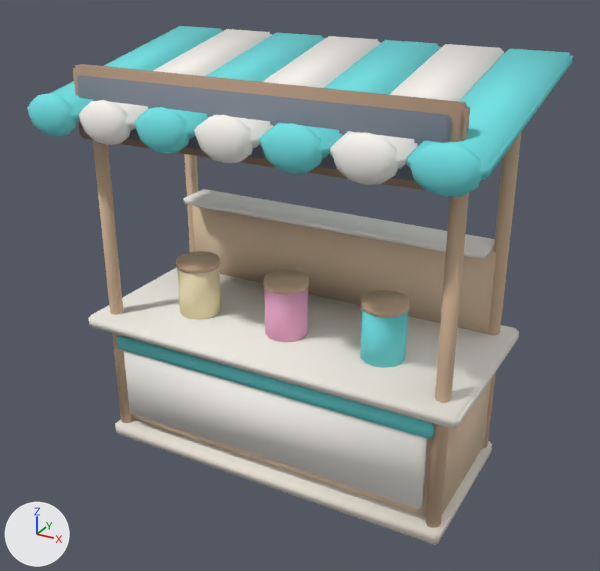
An edit to the FBX model CarrinhoSorvete_NovoProjeto/Assets/GirlPower/Orla3D/Models/MarketStall_SucosRefri.fbx, drawn before and after from the same camera.
Rendered twice from a camera (50 mm lens) standing at (2.41, -4.39, 3.43) and looking at (0.05, -0.08, 1.28). The axes (+X, +Y, +Z) are drawn at lower left. The lights are the same throughout. The first picture is the older version. Where no turn or scale is listed for an object, it has been applied to the vertices.

Names of what the first picture shows: 'Estab_Base', 'Estab_CanopyFade'.
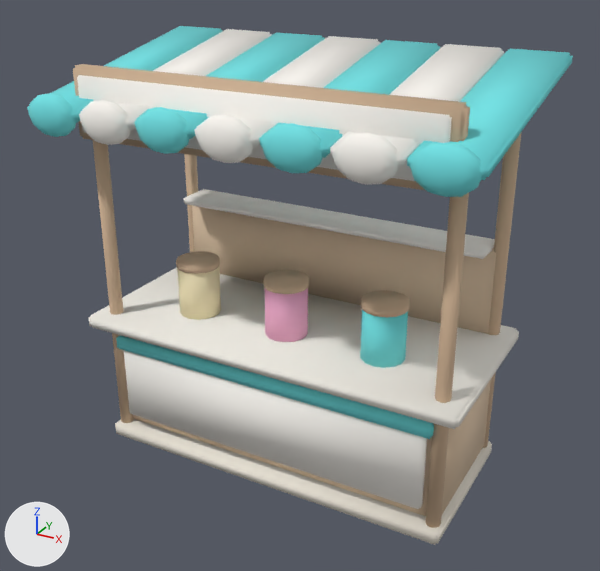
Where the change shows, as pixel boxes (x1, y1, x2, y2) in the pictures (600 x 571 px):
part 1 of me_baseplinth, recoloured: (73, 64, 470, 190) in both
part 2 of me_baseplinth, recoloured (grey to white): (77, 75, 452, 181) in both

Patch to the scene script:
```diff
--- a/CarrinhoSorvete_NovoProjeto/Assets/GirlPower/Orla3D/Models/MarketStall_SucosRefri.fbx.py
+++ b/CarrinhoSorvete_NovoProjeto/Assets/GirlPower/Orla3D/Models/MarketStall_SucosRefri.fbx.py
@@ me_baseplinth @@
 me_baseplinth.from_pydata(...)  # 536 vertices, 414 faces; spans x -1.32..1.32, y -0.64..0.62, z 0.0..2.64
 # used by ob_estab_base; location = (0.0, 0.0, 0.0)
+# me_baseplinth part 1: all 30 faces that had it switch from mat_ac_wooddark (beige #af937a) to mat_ac_woodwarm (beige #d3b596)
+# me_baseplinth part 2: all 30 faces that had it switch from mat_ac_metaldark (grey #7c838f) to mat_ac_cream (white #fdf9f3)
 me_baseplinth.materials.append(mat_ac_stonewarm)
```
